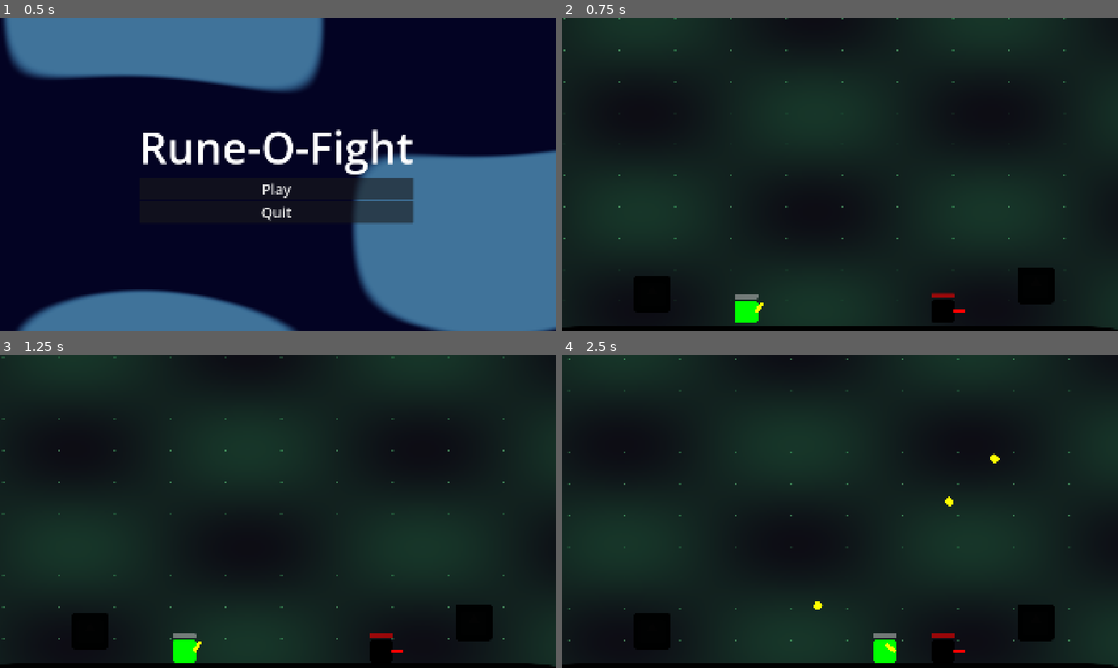
Above: before the commit, frames 1-4 (two rows, left to right).
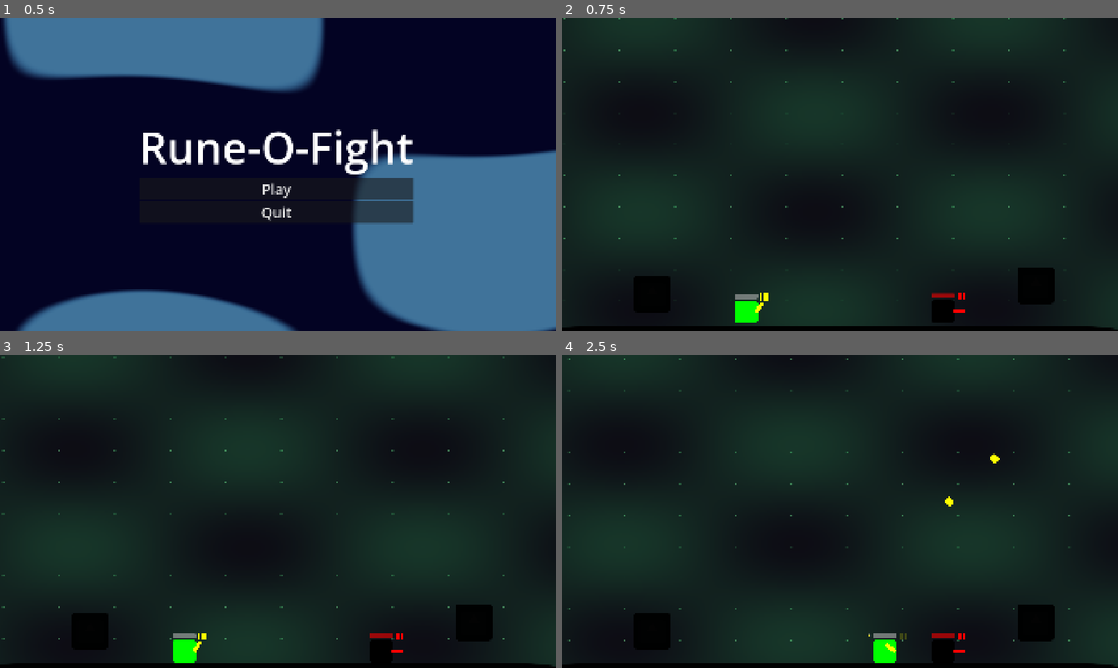
Above: after the commit, the same moments.

Repository: justlehfel/runofight
Game: Godot game, scene res://Scenes/MainMenu.tscn
The game is run twice, just before and just after one commit, with the same random seed, the same clock (stepped at 60 frames per second) and the same inputs. The engine's default icon, where the game draws it, is replaced by a stand-in: a white triangle on a blue panel in a dark square.
Inputs (mouse positions are in pixels of both pictures, inside the frame that each line leads up to):
- Up to frame 1 (0.5 s): no input
- Up to frame 2 (0.75 s): click "Play" at 0.5 s
- Up to frame 3 (1.25 s): no input
- Up to frame 4 (2.5 s): tap Enter (ui_accept) at 1.25, 1.35, 1.52, 1.82, 2.1, 2.27 s; move the mouse to (962, 495) at 1.27 s; hold Right (ui_right) from 1.28 s (still down); click (962, 495) at 1.42 s; move the mouse to (728, 527) at 2.02 s; click (728, 527) at 2.17 s

Frame 1 is identical in both runs. In frame 2, less than 0.1% of the frame differs, in the area x 35-73%, y 87-91%; in frame 3, less than 0.1%; in frame 4, less than 0.1%, in the area x 45-73%, y 78-91%.

Commit message:
Visuels Ammo
Ajouts de visuels pour les munitions / Reload

Diff:
--- a/Scenes/Player.tscn
+++ b/Scenes/Player.tscn
@@ -2,6 +2,16 @@
 
 [ext_resource type="Script" uid="uid://d1s7fenefiswn" path="res://Scripts/Player.gd" id="1_kyqiw"]
 [ext_resource type="Texture2D" uid="uid://ikiwqtyfiuc5" path="res://icon.svg" id="1_rpqav"]
+
+[sub_resource type="Gradient" id="Gradient_kyqiw"]
+offsets = PackedFloat32Array(0, 0.25510204, 0.59090906)
+colors = PackedColorArray(0.83137256, 0.7764706, 0, 1, 0.8745098, 0.8352941, 0.25490198, 1, 1, 1, 1, 0)
+
+[sub_resource type="GradientTexture2D" id="GradientTexture2D_gntrk"]
+gradient = SubResource("Gradient_kyqiw")
+fill = 1
+fill_from = Vector2(0.5, 0.5)
+fill_to = Vector2(0, 0)
 
 [sub_resource type="RectangleShape2D" id="RectangleShape2D_kyqiw"]
 size = Vector2(129, 128)
@@ -9,6 +19,38 @@
 [node name="Player" type="CharacterBody2D" unique_id=675685241]
 scale = Vector2(0.6280607, 0.6050666)
 script = ExtResource("1_kyqiw")
+
+[node name="ReloadCircle" type="TextureProgressBar" parent="." unique_id=603225818]
+offset_left = -109.862015
+offset_top = -105.77348
+offset_right = -45.862015
+offset_bottom = -41.773483
+scale = Vector2(0.5380775, 0.5627482)
+fill_mode = 4
+texture_progress = SubResource("GradientTexture2D_gntrk")
+
+[node name="AmmoUI" type="HBoxContainer" parent="." unique_id=1143443030]
+custom_minimum_size = Vector2(10, 10)
+offset_left = 79.610146
+offset_top = -107.426186
+offset_right = 119.610146
+offset_bottom = -67.426186
+theme_override_constants/separation = 4
+
+[node name="ColorRect" type="ColorRect" parent="AmmoUI" unique_id=636857566]
+custom_minimum_size = Vector2(10, 10)
+layout_mode = 2
+color = Color(18.892157, 18.892157, 0, 1)
+
+[node name="ColorRect2" type="ColorRect" parent="AmmoUI" unique_id=772552431]
+custom_minimum_size = Vector2(10, 10)
+layout_mode = 2
+color = Color(18.892157, 18.892157, 0, 1)
+
+[node name="ColorRect3" type="ColorRect" parent="AmmoUI" unique_id=368493228]
+custom_minimum_size = Vector2(10, 10)
+layout_mode = 2
+color = Color(18.892157, 18.892157, 0, 1)
 
 [node name="Sprite2D" type="Sprite2D" parent="." unique_id=619544862]
 modulate = Color(0, 14.666419, 0, 1)
--- a/Scripts/Player.gd
+++ b/Scripts/Player.gd
@@ -8,10 +8,17 @@
 var ammo = MAX_AMMO
 var hp = 100
 var original_color: Color
+
 var can_shoot: bool = true
 var fire_rate: float = 0.25
 var spawn_position: Vector2
 var is_dead: bool = false
+
+var reload_time: float = 2.0
+var reload_timer: Timer
+
+var reload_delay: float = 1.0
+var reload_delay_timer: Timer
 
 @export var is_dummy: bool = false
 
@@ -22,6 +29,8 @@
 @onready var hp_bar = $Life
 @onready var collision_shape = $CollisionShape2D
 @onready var original_gun_pos = gun.position
+@onready var ammo_ui = $AmmoUI
+@onready var reload_circle = $ReloadCircle
 
 var bullet_scene = preload("res://Scenes/Bullet.tscn")
 
@@ -29,11 +38,33 @@
 	original_color = sprite.modulate
 	spawn_position = global_position
 
+	reload_timer = Timer.new()
+	reload_timer.wait_time = reload_time
+	reload_timer.one_shot = true
+	reload_timer.timeout.connect(_on_reload_finished)
+	add_child(reload_timer)
+
+	reload_delay_timer = Timer.new()
+	reload_delay_timer.wait_time = reload_delay
+	reload_delay_timer.one_shot = true
+	reload_delay_timer.timeout.connect(_on_reload_delay_finished)
+	add_child(reload_delay_timer)
+
+	update_ammo_ui()
+	reload_circle.hide()
+
 func _physics_process(delta):
 	if is_dead:
 		return
 
 	hp_bar.value = hp
+
+	if not reload_timer.is_stopped():
+		reload_circle.show()
+		var progress = (1.0 - (reload_timer.time_left / reload_timer.wait_time)) * 100
+		reload_circle.value = progress
+	else:
+		reload_circle.hide()
 
 	if is_dummy:
 		if not is_on_floor():
@@ -55,7 +86,6 @@
 		velocity.x = move_toward(velocity.x, 0, SPEED)
 
 	move_and_slide()
-
 	weapon_pivot.look_at(get_global_mouse_position())
 
 	if Input.is_mouse_button_pressed(MOUSE_BUTTON_LEFT) or Input.is_action_just_pressed("ui_accept"):
@@ -66,6 +96,7 @@
 	ammo -= 1
 	can_shoot = false
 	animate_recoil()
+	update_ammo_ui()
 
 	var bullet = bullet_scene.instantiate()
 	bullet.shooter = self
@@ -74,9 +105,30 @@
 	bullet.global_position = muzzle.global_position
 	bullet.rotation = weapon_pivot.rotation
 
-	get_tree().create_timer(1.0).timeout.connect(func(): ammo = min(ammo + 1, MAX_AMMO))
+	reload_timer.stop()
+	reload_delay_timer.stop()
+
+	if ammo <= 0:
+		reload_timer.start()
+	else:
+		reload_delay_timer.start()
 
 	get_tree().create_timer(fire_rate).timeout.connect(func(): can_shoot = true)
+
+func _on_reload_delay_finished():
+	reload_timer.start()
+
+func _on_reload_finished():
+	ammo = MAX_AMMO
+	update_ammo_ui()
+
+func update_ammo_ui():
+	for i in range(ammo_ui.get_child_count()):
+		var bullet_rect = ammo_ui.get_child(i)
+		if i < ammo:
+			bullet_rect.modulate.a = 1.0
+		else:
+			bullet_rect.modulate.a = 0.2
 
 func animate_jump():
 	var tween = create_tween()
@@ -103,6 +155,7 @@
 	is_dead = true
 	hide()
 	hp_bar.hide()
+	ammo_ui.hide()
 	collision_shape.set_deferred("disabled", true)
 
 	get_tree().create_timer(3.0).timeout.connect(respawn)
@@ -113,5 +166,7 @@
 	ammo = MAX_AMMO
 	is_dead = false
 	collision_shape.set_deferred("disabled", false)
+	update_ammo_ui()
 	show()
 	hp_bar.show()
+	ammo_ui.show()
